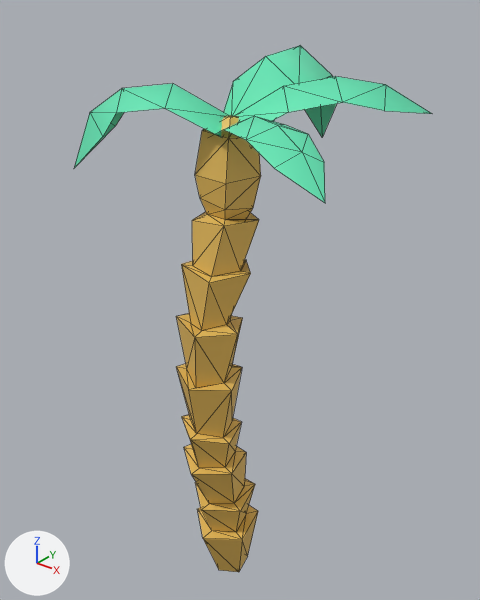
Renders of the glTF model models/PalmTree.glb from each side of a commit.
One viewpoint serves both versions: a 50 mm camera at (37.73, -9.6, 8.95) aimed at (32.42, -2.97, 4.84). The lights are fixed; the arrows at lower left show +X, +Y and +Z. Mesh edges are drawn as thin lines. Where no turn or scale is listed for an object, it has been applied to the vertices. Vertices at the same position are counted once.

The first picture shows 'Leaf_3', 'Palm Tree'.
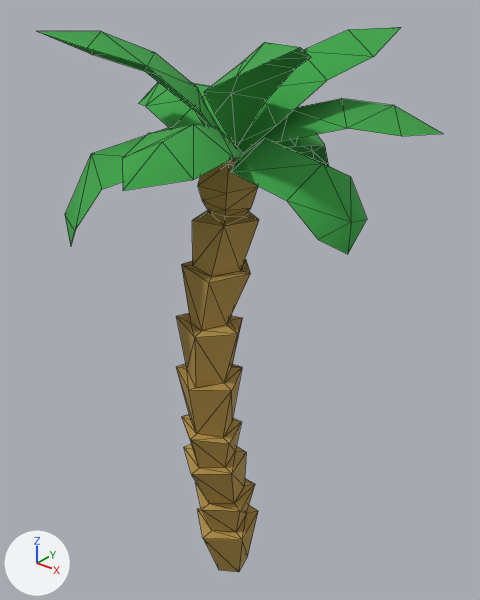
Pixel boxes [x1, y1, x2, y2] of what changed, in the pictures (480 x 600 px; the box of a moved part takes in the faces that stretch with it):
'Palm_Tree_Leaves', added (green)
    after: [37, 27, 443, 254]
'Palm Tree', recoloured, reshaped (9% shorter)
    before: [176, 115, 261, 572]
    after: [176, 157, 259, 572]
'Leaf_3', deleted (green)
    before: [74, 45, 432, 203]
part 1 of me_cylinder_001, moved or reshaped
    before: [193, 115, 261, 226]
    after: [193, 157, 259, 226]

The change, as a diff of the scene's bpy script:
```diff
--- a/models/PalmTree.glb.py
+++ b/models/PalmTree.glb.py
@@ mat_palm_leaf @@
 mat_palm_leaf = principled_material('Palm Leaf')
-mat_palm_leaf.base_color = (0.125, 0.8, 0.466)  # green #63e7b6
+mat_palm_leaf.base_color = (0.0452, 0.377, 0.0649)  # green #3ca548
+mat_palm_leaf.roughness = 1.0
@@ mat_palm_tree @@
 mat_palm_tree = principled_material('Palm Tree')
-mat_palm_tree.base_color = (0.8, 0.501, 0.105)  # orange #e7bc5b
+mat_palm_tree.base_color = (0.464, 0.292, 0.0639)  # orange #b59347
@@ me_cylinder_001 @@
 # used by ob_palm_tree; location = (32.52, -3.25, 0.7)
-me_cylinder_001.from_pydata(...)  # 105 vertices, 206 faces; spans x -0.51..0.49, y -0.98..0.36, z -0.53..6.77
+me_cylinder_001.from_pydata(...)  # 105 vertices, 206 faces; spans x -0.51..0.49, y -0.98..0.33, z -0.53..6.4
+# me_cylinder_001 part 1: 25 of the vertices in x -0.41..0.41, y -0.41..0.36, z 5.46..6.77 are scaled about their middle by (0.926, 0.926, 0.671), then moved by (0.0, 0.0, -0.16)
 me_cylinder_001.materials.append(mat_palm_tree)
@@ me_plane_017 @@
+me_plane_017.from_pydata(...)  # 113 vertices, 122 faces; spans x -2.56..1.89, y -2.45..2.03, z -0.91..1.5
+me_plane_017.materials.append(mat_palm_leaf)  # green #3ca548
@@ ob_leaf_3 @@
-ob_leaf_3 = bpy.data.objects.new('Leaf_3', me_plane_016)
-ob_leaf_3.location = (32.54, -3.27, 7.44)
@@ ob_palm_tree_leaves @@
+ob_palm_tree_leaves = bpy.data.objects.new('Palm_Tree_Leaves', me_plane_017)
+ob_palm_tree_leaves.location = (32.68, -3.32, 6.92)
```
